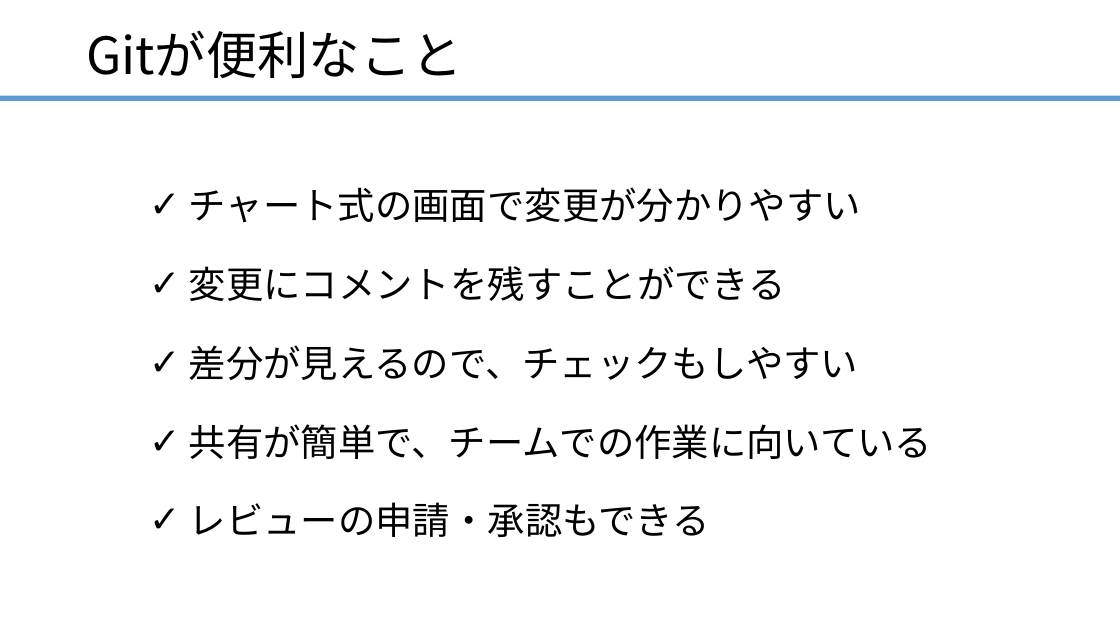
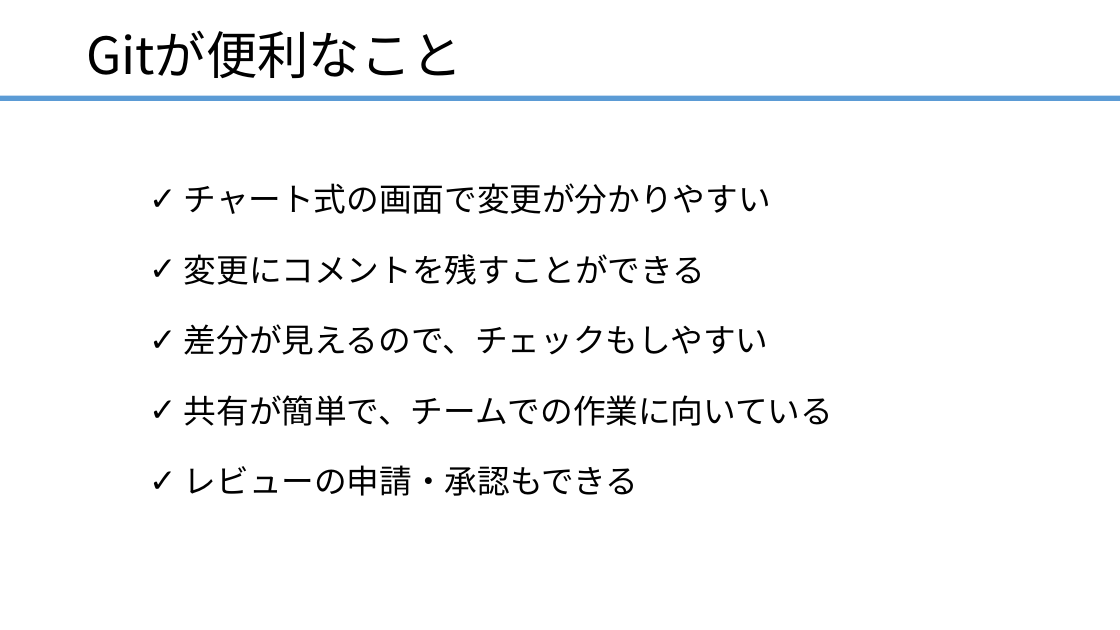
Before and after one commit to ainsAins/git4beginners, a slide deck: slide 4 of ハンズオン_Git入門.pptx. Drawn at 1120x630 pixels with LibreOffice and Linux fonts; fonts in the diff are those of the drawing. Boxes give left, top, right and bottom in pixels: in the first picture for what was removed or moved away, otherwise in the second. Text is boxed around its words. In the diff, an @@ line names an element or a change of style, - is before the commit and + after.

```diff
--- a/ハンズオン_Git入門.pptx
+++ b/ハンズオン_Git入門.pptx
@@ text "チャート式の画面で変更が分かりやすい" at <box>184,183,833,496</box>: size 32 to 28 pt @@
```
Also in this commit, not shown: 2 other slides changed, 7 slides added, 17 slides removed, 1 other file.
